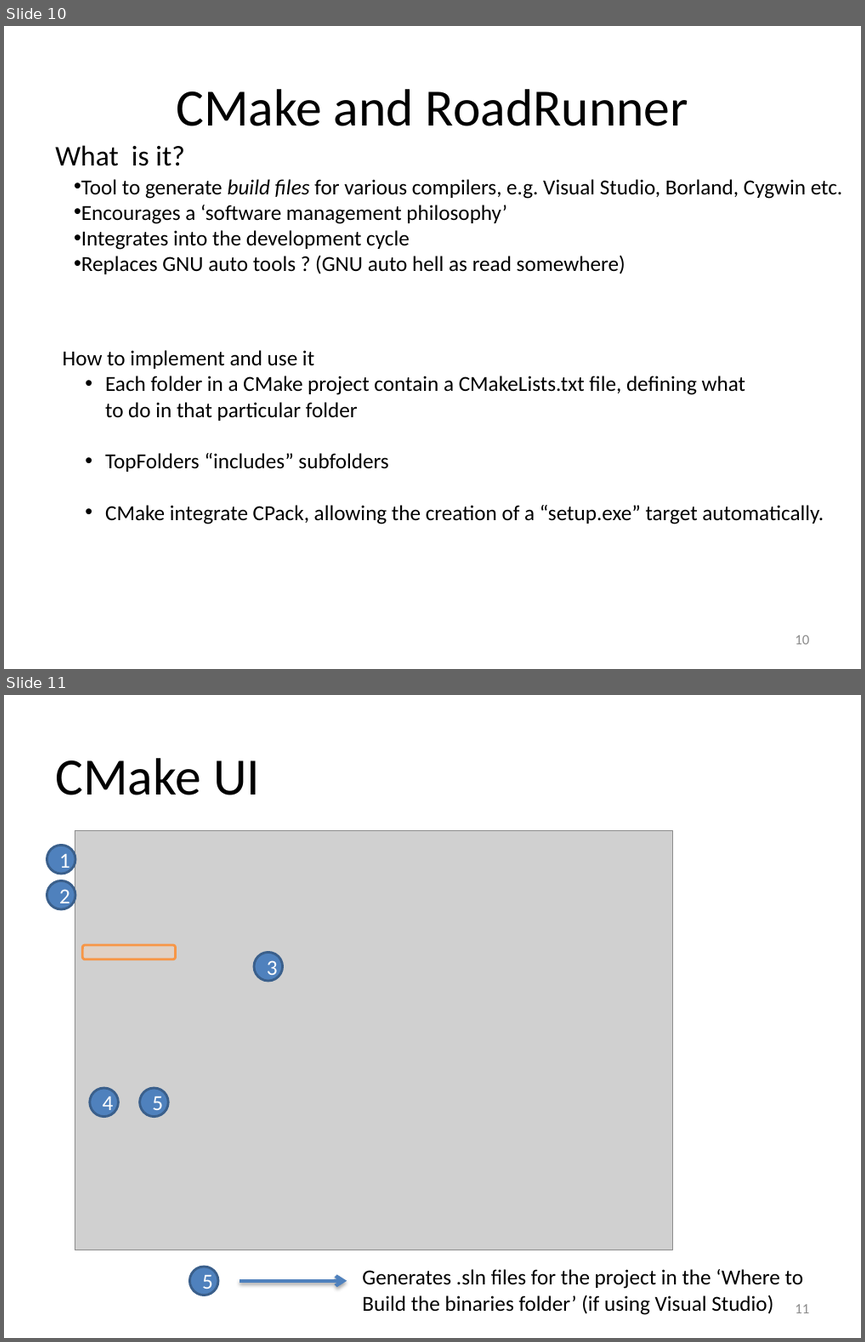
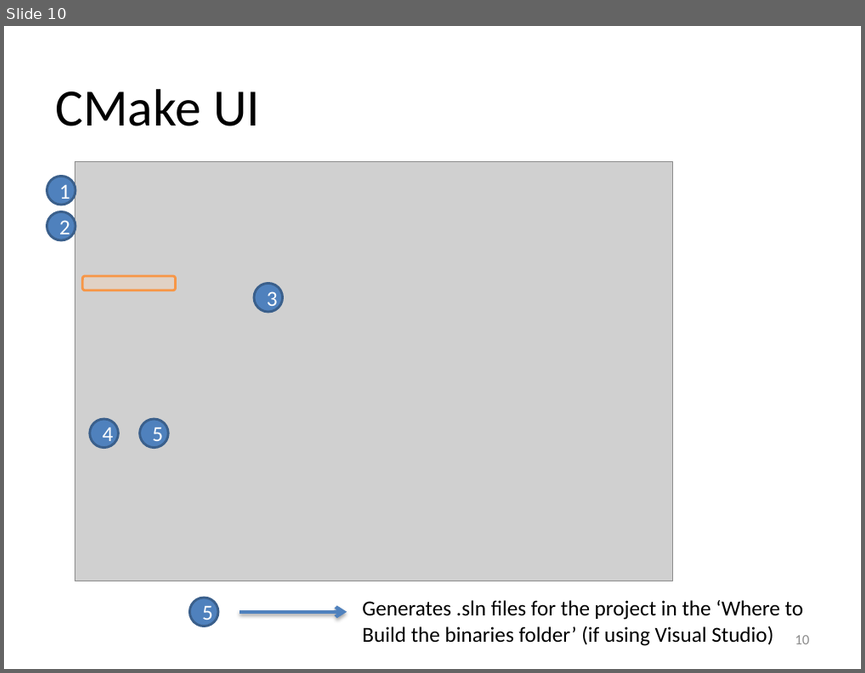
Before and after one commit to gregmedlock/roadrunnerwork, a slide deck: trunk/Docs/RoadRunnerPPT.pptx. Shown one above the other, each under a label of ours: slides 10 and 11 before the commit, slide 10 after it. The pictures are 865x1342 and 865x673 pixels, drawn with LibreOffice and Linux fonts; fonts in the diff are those of the drawing; grey boxes stand for pictures. Boxes give left, top, right and bottom in pixels: in the first picture for what was removed or moved away, otherwise in the second. Text is boxed around its words. In the diff, an @@ line names an element or a change of style, - is before the commit and + after.

```diff
--- a/trunk/Docs/RoadRunnerPPT.pptx
+++ b/trunk/Docs/RoadRunnerPPT.pptx
@@ slide 10 removed at <box>4,26,861,669</box>, background #FFFFFF @@
@@ title removed at <box>176,89,688,126</box> @@
-CMake and RoadRunner
@@ text removed at <box>55,145,184,166</box> @@
-What is it?
@@ text removed at <box>81,179,843,274</box> @@
-• Tool to generate build files for various compilers, e.g. Visual Studio, Borland, Cygwin etc.
-• Encourages a ‘software management philosophy’
-• Integrates into the development cycle
-• Replaces GNU auto tools ? (GNU auto hell as read somewhere)
@@ text removed at <box>63,350,823,524</box> @@
-How to implement and use it
-  • Each folder in a CMake project contain a CMakeLists.txt file, defining what
-    to do in that particular folder
-  • TopFolders “includes” subfolders
-  • CMake integrate CPack, allowing the creation of a “setup.exe” target automatically.
@@ page number removed at <box>794,635,809,644</box> @@
-10
@@ what was slide 11 is now slide 10 @@
@@ page number at <box>794,635,809,644</box>: text changed @@
-11
+10
```
Also in this commit, not shown: 8 slides changed.
